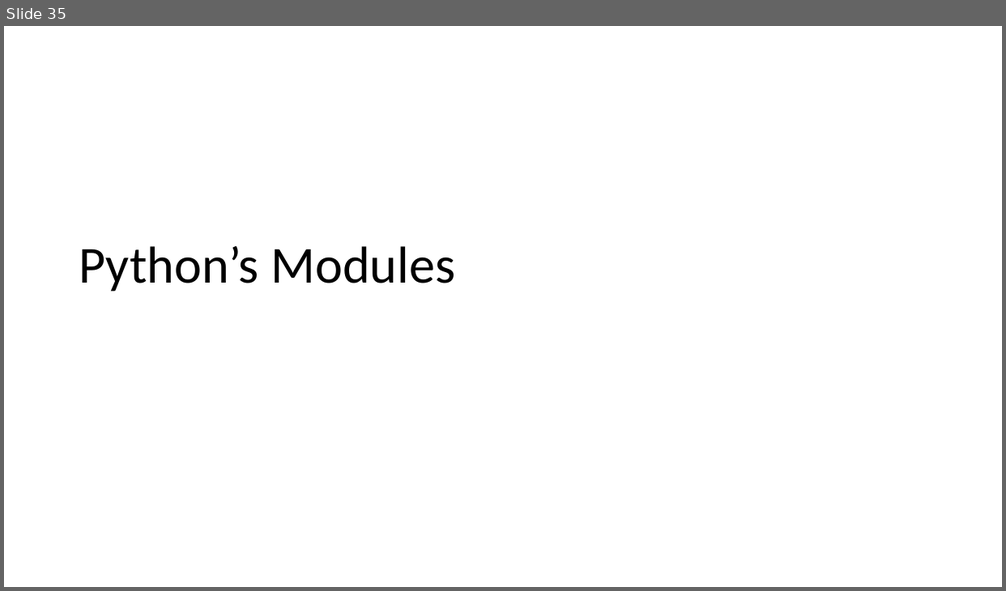
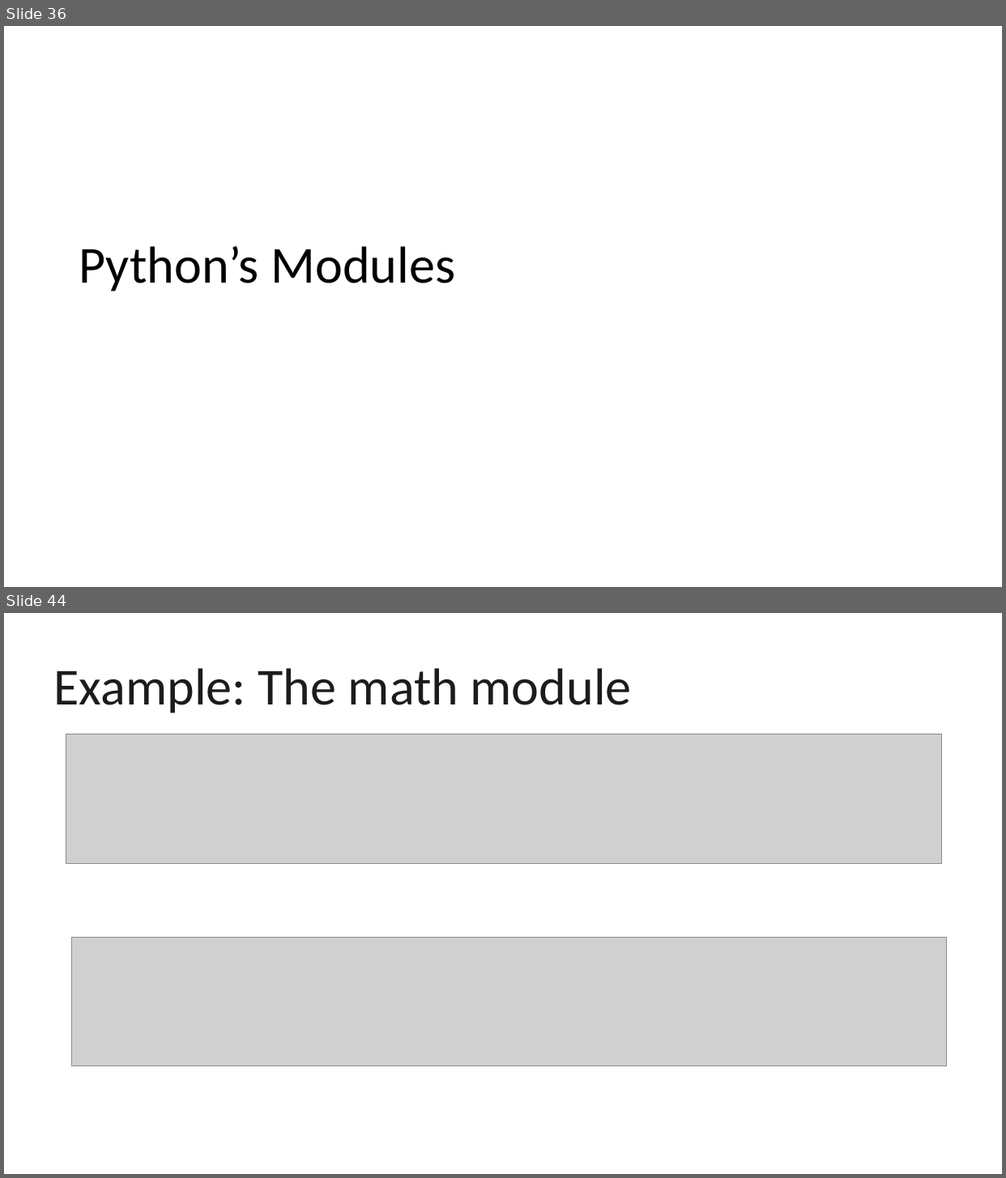
Before and after one commit to hariseldon99/msph306, a slide deck: notes/Intro-Python-2.pptx. Shown one above the other, each under a label of ours: slide 35 before the commit, slides 36 and 44 after it; the slides between them are not shown. The pictures are 1006x591 and 1006x1178 pixels, drawn with LibreOffice and Linux fonts; fonts in the diff are those of the drawing; grey boxes stand for pictures; background and template pictures are left out. Boxes give left, top, right and bottom in pixels: in the first picture for what was removed or moved away, otherwise in the second. Text is boxed around its words. In the diff, an @@ line names an element or a change of style, - is before the commit and + after.

```diff
--- a/notes/Intro-Python-2.pptx
+++ b/notes/Intro-Python-2.pptx
@@ slide 44 added at (4, 613, 1002, 1174), background picture (left out) @@
@@ title added at (54, 668, 632, 713), 50 pt, text #1C1C1C @@
+Example: The math module
@@ picture added at (66, 735, 941, 863) @@
@@ picture added at (71, 937, 947, 1067) @@
@@ what was slide 35 is now slide 36 @@
```
Also in this commit, not shown: 11 slides changed, 2 other slides added.
